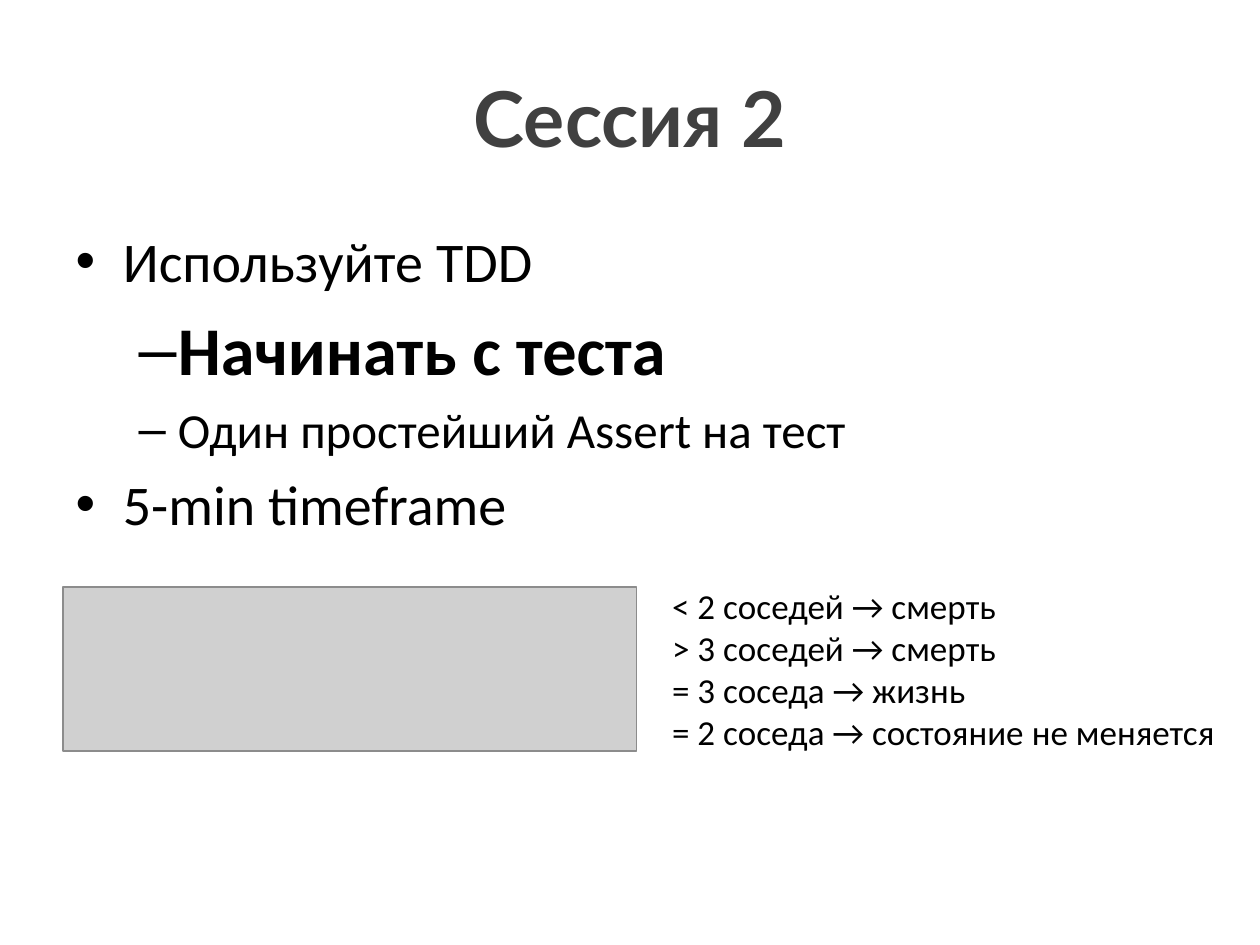
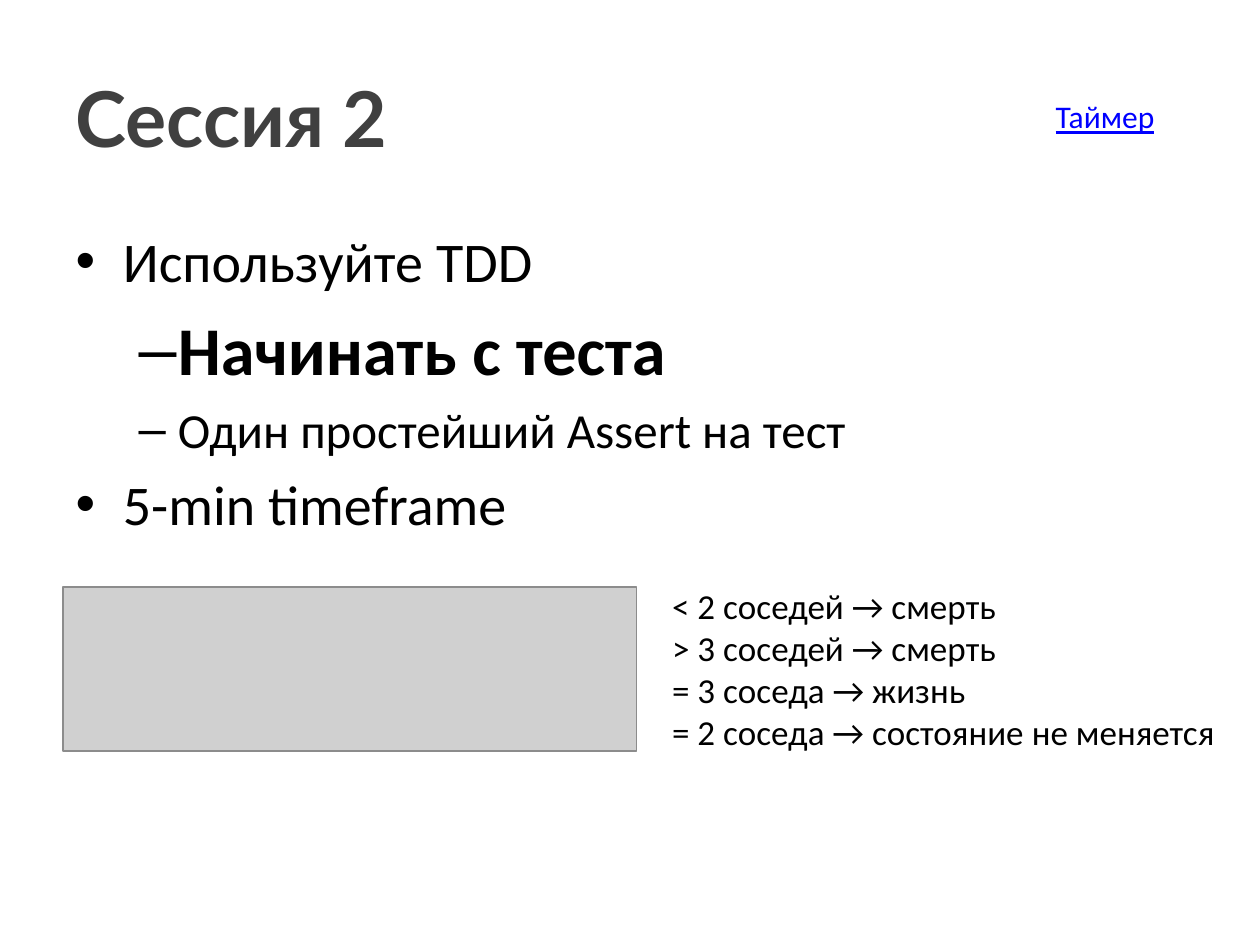
Before and after one commit to xoposhiy/xoposhiy.github.io, a slide deck: slide 8 of coderetreat/CodeRetreat.pptx (slide 9 before the commit). Drawn at 1260x945 pixels with LibreOffice and Linux fonts; fonts in the diff are those of the drawing; grey boxes stand for pictures. Boxes give left, top, right and bottom in pixels: in the first picture for what was removed or moved away, otherwise in the second. Text is boxed around its words. In the diff, an @@ line names an element or a change of style, - is before the commit and + after.

```diff
--- a/coderetreat/CodeRetreat.pptx
+++ b/coderetreat/CodeRetreat.pptx
@@ title "Сессия 2" at (76,90,388,148): alignment centre to left @@
@@ text added at (1056,106,1155,134), 18 pt, text #0000FF, underline @@
+Таймер
```
Also in this commit, not shown: 8 other slides changed, 1 slide added, 5 slides removed, 4 other files.
